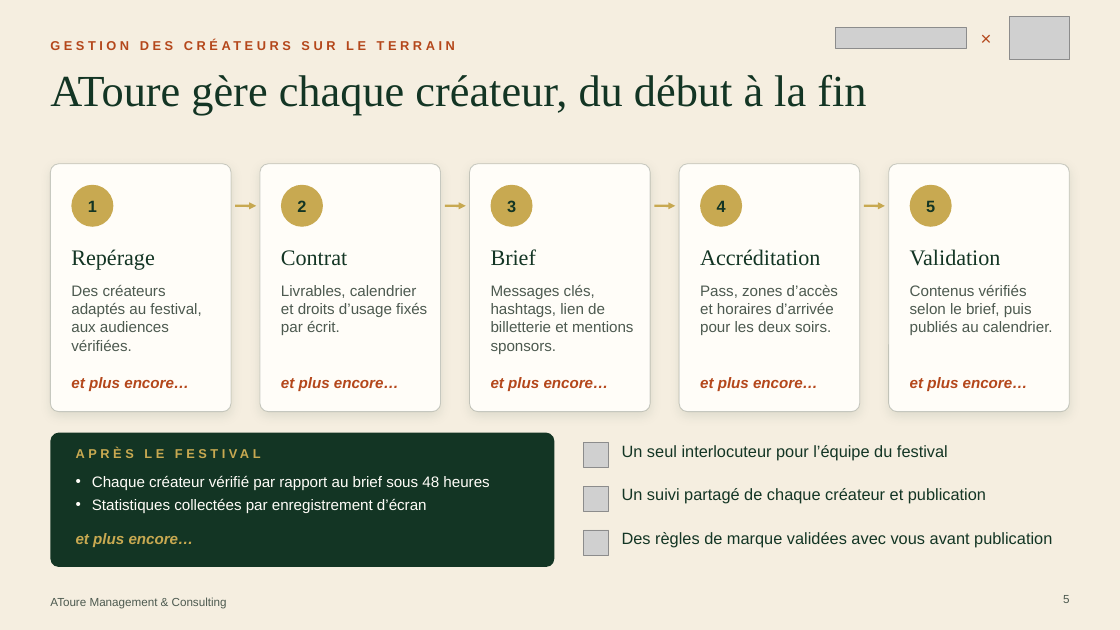
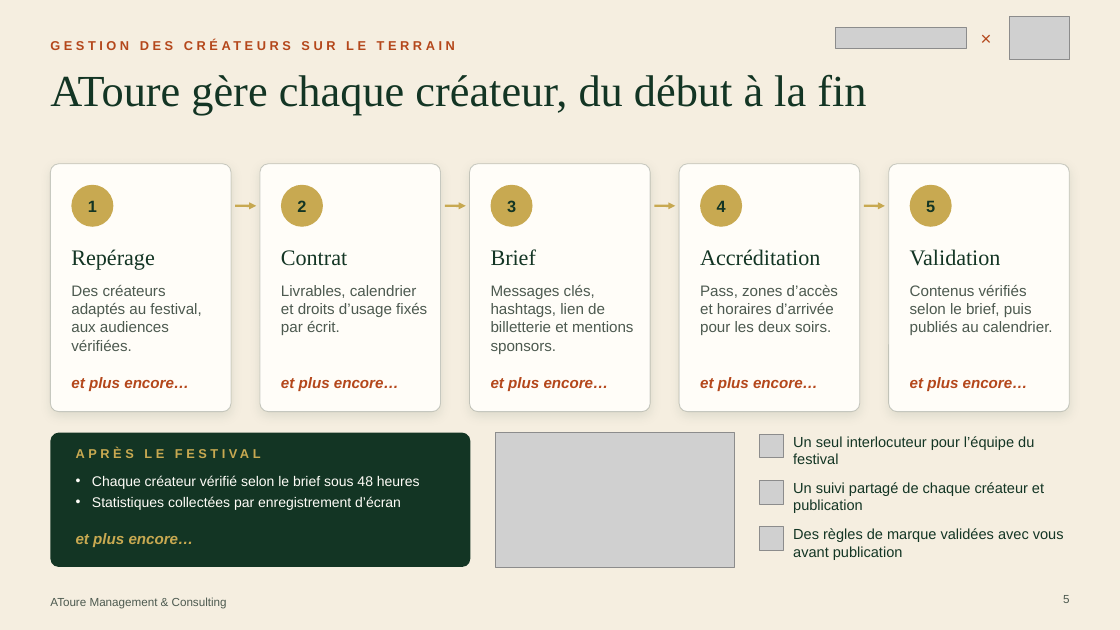
Before and after one commit to atoureconsulting/Mother-Africa, a slide deck: slide 5 of proposition-deck/AToure Mother Africa Festival Proposition.pptx. Drawn at 1120x630 pixels with LibreOffice and Linux fonts; fonts in the diff are those of the drawing; grey boxes stand for pictures. Boxes give left, top, right and bottom in pixels: in the first picture for what was removed or moved away, otherwise in the second. Text is boxed around its words. In the diff, an @@ line names an element or a change of style, - is before the commit and + after.

```diff
--- a/proposition-deck/AToure Mother Africa Festival Proposition.pptx
+++ b/proposition-deck/AToure Mother Africa Festival Proposition.pptx
@@ rounded rectangle resized from (x1=50, y1=433, x2=555, y2=567) to (x1=50, y1=433, x2=471, y2=567) @@
@@ text "APRÈS LE FESTIVAL" rewrapped from (x1=76, y1=445, x2=496, y2=469) to (x1=76, y1=445, x2=445, y2=469) @@
@@ picture added at (x1=496, y1=433, x2=734, y2=567) @@
@@ picture moved from (x1=584, y1=443, x2=609, y2=468) to (x1=760, y1=434, x2=783, y2=458) @@
@@ size 14 to 12.5 pt in 3 elements at (x1=793, y1=482, x2=1044, y2=513), (x1=793, y1=528, x2=1064, y2=560), (x1=793, y1=436, x2=1034, y2=464) @@
@@ text "Un seul interlocuteur pour l’équipe ..." moved from (x1=622, y1=445, x2=948, y2=461) to (x1=793, y1=436, x2=1034, y2=464) @@
@@ text at (x1=92, y1=475, x2=420, y2=489): text changed; size 13 to 12 pt @@
-• Chaque créateur vérifié par rapport au brief sous 48 heures
+• Chaque créateur vérifié selon le brief sous 48 heures
@@ text "Un suivi partagé de chaque ..." moved from (x1=622, y1=488, x2=986, y2=504) to (x1=793, y1=482, x2=1044, y2=513) @@
@@ text at (x1=92, y1=496, x2=401, y2=510): size 13 to 12 pt in "Statistiques collectées par enregistrement d’écran" @@
@@ picture moved from (x1=584, y1=486, x2=609, y2=512) to (x1=760, y1=481, x2=783, y2=504) @@
@@ picture moved from (x1=584, y1=530, x2=609, y2=555) to (x1=760, y1=527, x2=783, y2=550) @@
@@ text "Des règles de marque validées ..." moved from (x1=622, y1=532, x2=1052, y2=548) to (x1=793, y1=528, x2=1064, y2=560) @@
```
Also in this commit, not shown: 3 other slides changed, 21 other files.
